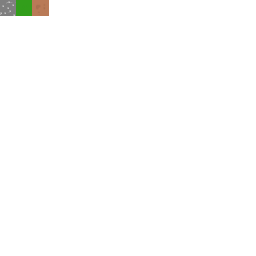
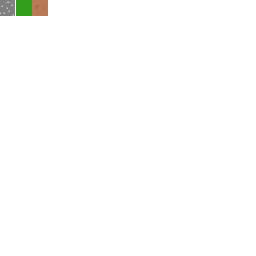
Two versions of the same layered image (256x256). Layer-by-layer changes:
removed layer "stone.png copy" over (0, 0, 16, 16)
removed layer "dirt.png copy" over (35, 0, 49, 16)
